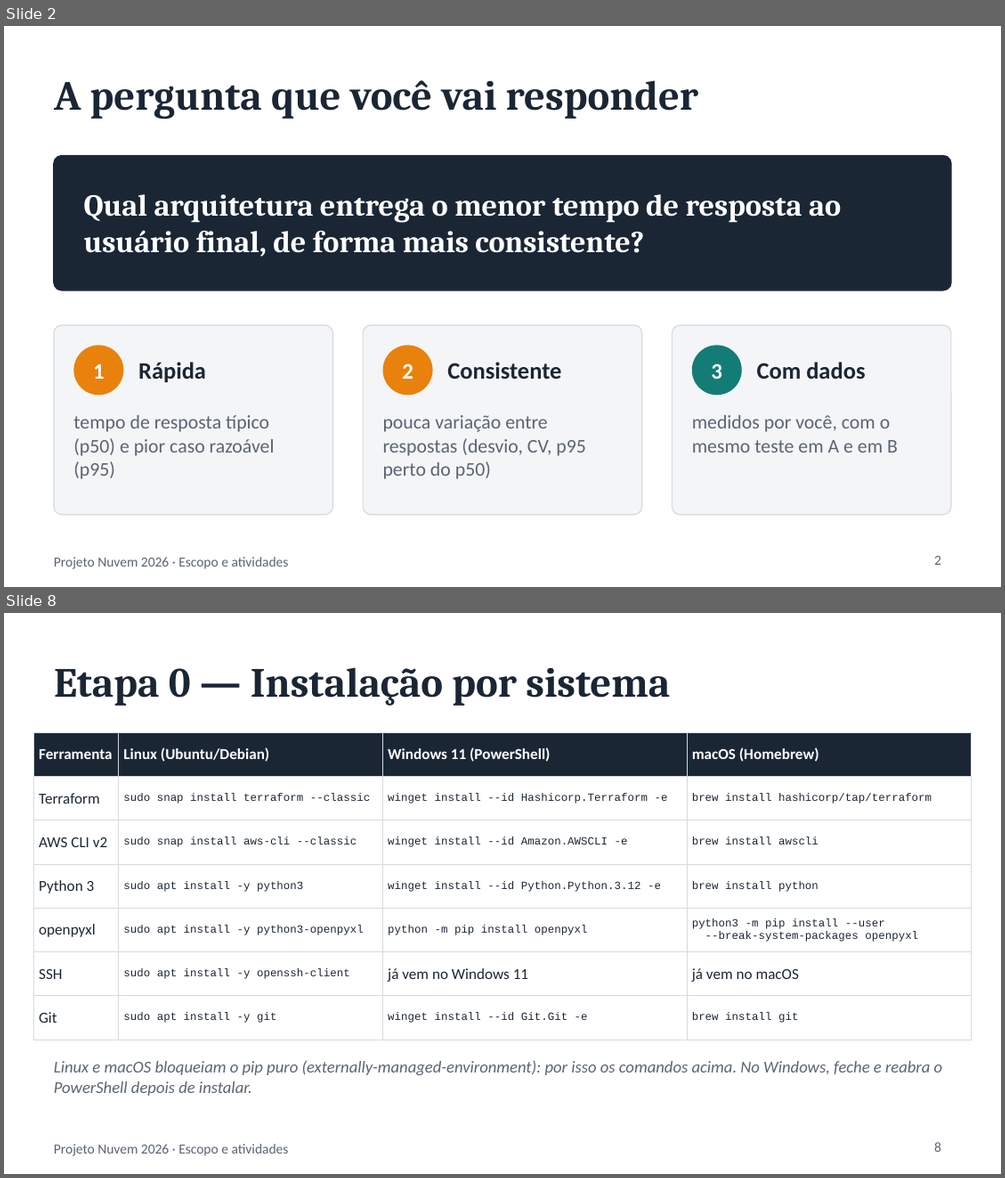
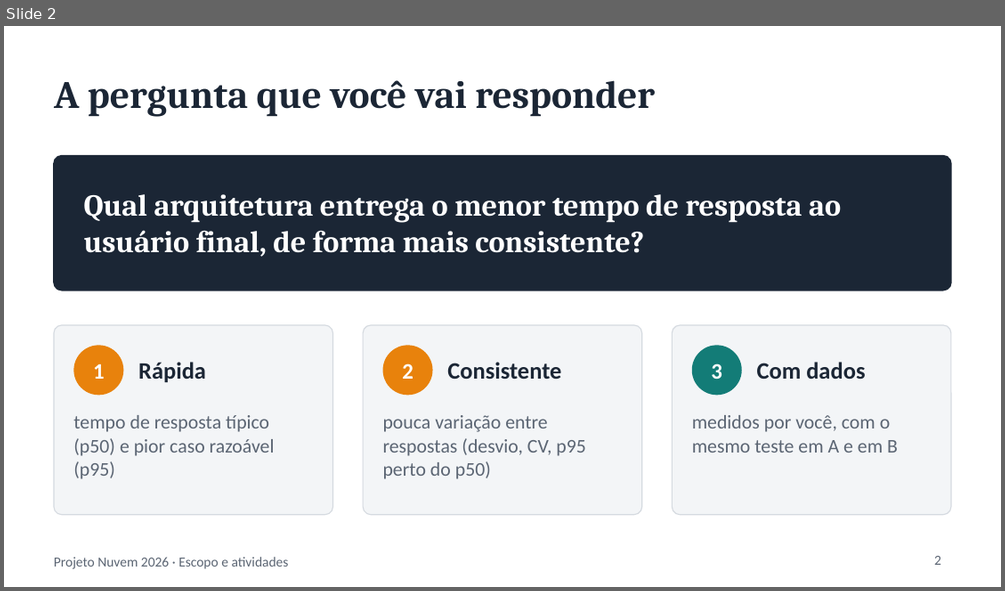
Before and after one commit to emadruga/projeto-aws-chatbot, a slide deck: docs/slides/ESCOPO_E_ATIVIDADES.pptx. Shown one above the other, each under a label of ours: slides 2 and 8 before the commit, slide 2 after it; the slides between them are not shown. The pictures are 1005x1178 and 1005x591 pixels, drawn with LibreOffice and Linux fonts; fonts in the diff are those of the drawing. Boxes give left, top, right and bottom in pixels: in the first picture for what was removed or moved away, otherwise in the second. Text is boxed around its words. In the diff, an @@ line names an element or a change of style, - is before the commit and + after.

```diff
--- a/docs/slides/ESCOPO_E_ATIVIDADES.pptx
+++ b/docs/slides/ESCOPO_E_ATIVIDADES.pptx
@@ slide 8 removed at (4, 613, 1001, 1174), background #FFFFFF; not listed: 1 template element that a slide beside it also shows @@
@@ title removed at (54, 667, 670, 706) @@
-Etapa 0 — Instalação por sistema
@@ table removed at (34, 732, 971, 1026), 7 rows, 4 columns @@
-Ferramenta | Linux (Ubuntu/Debian) | Windows 11 (PowerShell) | macOS (Homebrew)
-Terraform | sudo snap install terraform --classic | winget install --id Hashicorp.Terraform -e | brew install hashicorp/tap/terraform
-AWS CLI v2 | sudo snap install aws-cli --classic | winget install --id Amazon.AWSCLI -e | brew install awscli
-Python 3 | sudo apt install -y python3 | winget install --id Python.Python.3.12 -e | brew install python
-openpyxl | sudo apt install -y python3-openpyxl | python -m pip install openpyxl | python3 -m pip install --user / --break-system-packages openpyxl
-SSH | sudo apt install -y openssh-client | já vem no Windows 11 | já vem no macOS
-Git | sudo apt install -y git | winget install --id Git.Git -e | brew install git
@@ text removed at (54, 1060, 943, 1095) @@
-Linux e macOS bloqueiam o pip puro (externally-managed-environment): por isso os comandos acima. No Windows, feche e reabra o PowerShell depois de instalar.
@@ page number removed at (934, 1142, 941, 1151) @@
-8
@@ slide 2 changed as well @@
@@ title "A pergunta que você vai ..." at (54, 80, 655, 117): size 30 to 28 pt @@
```
Also in this commit, not shown: 10 other slides changed, 13 slides added, 7 other slides removed, 5 other files.
